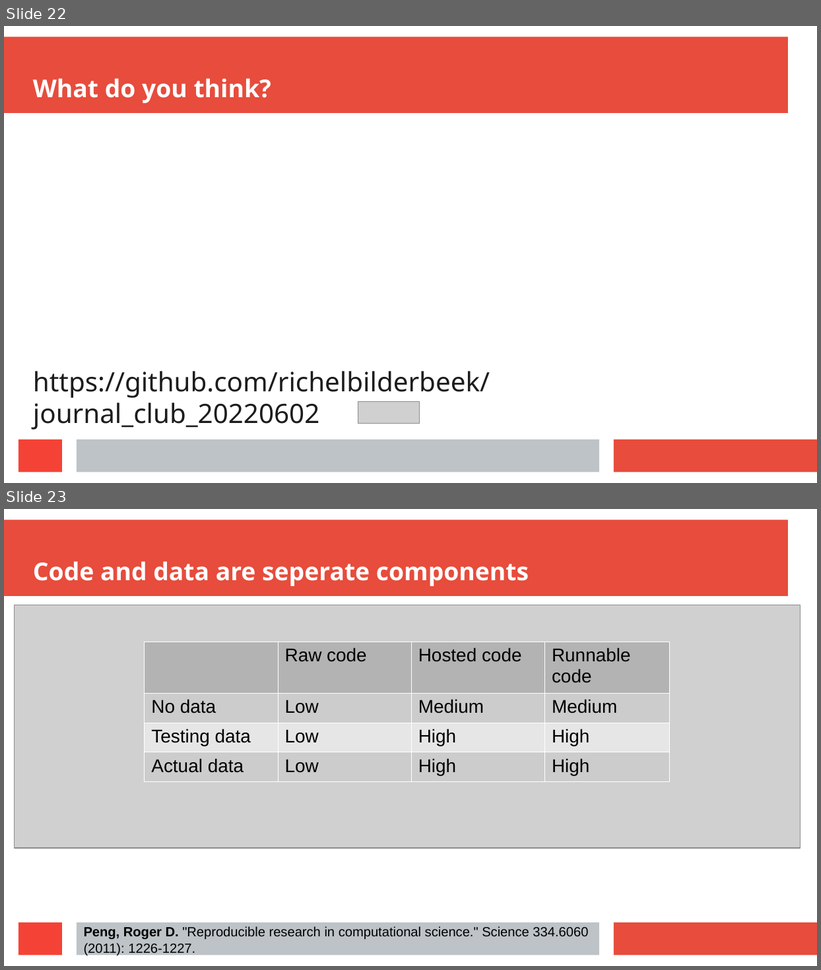
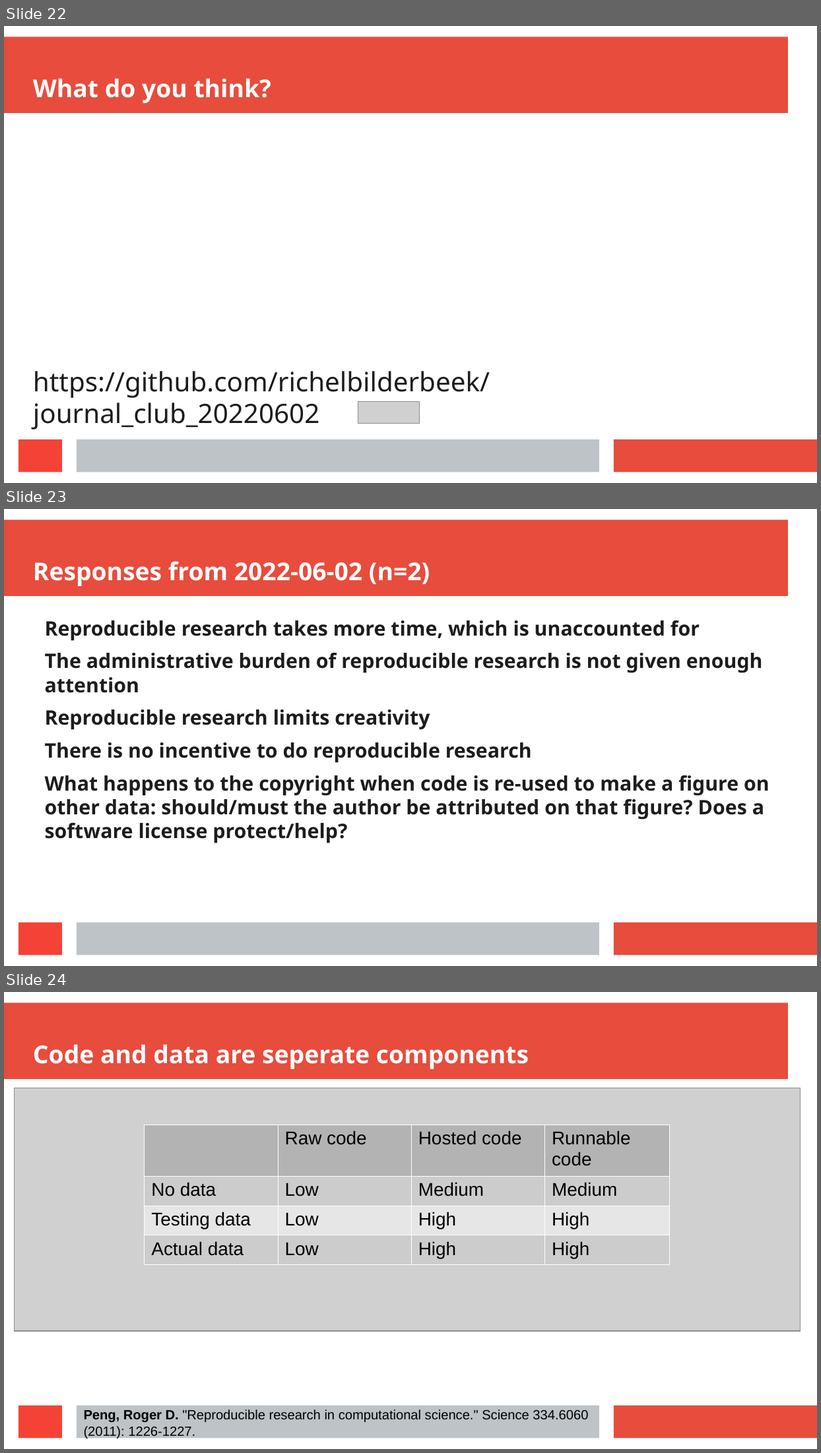
Before and after one commit to richelbilderbeek/journal_club_20220602, a slide deck: journal_club_20220602.odp. Shown one above the other, each under a label of ours: slides 22 and 23 before the commit, slides 22, 23 and 24 after it. The pictures are 821x970 and 821x1453 pixels, drawn with LibreOffice and Linux fonts; fonts in the diff are those of the drawing; grey boxes stand for pictures. Boxes give left, top, right and bottom in pixels: in the first picture for what was removed or moved away, otherwise in the second. Text is boxed around its words. In the diff, an @@ line names an element or a change of style, - is before the commit and + after.

Commit message:
Add response from discussion, in which two other parcticipated

```diff
--- a/journal_club_20220602.odp
+++ b/journal_club_20220602.odp
@@ slide 23 added at box(4, 509, 817, 966), background #FFFFFF; not listed: 4 template elements that a slide beside it also shows @@
@@ title added at box(33, 561, 430, 586), 24 pt, text #FFFFFF, bold @@
+Responses from 2022-06-02 (n=2)
@@ text added at box(45, 621, 770, 844), 19.5 pt, text #1C1C1C, bold @@
+Reproducible research takes more time, which is unaccounted for
+The administrative burden of reproducible research is not given enough attention
+Reproducible research limits creativity
+There is no incentive to do reproducible research
+What happens to the copyright when code is re-used to make a figure on other data: should/must the author be attributed on that figure? Does a software license protect/help?
@@ what was slide 23 is now slide 24 @@
```
